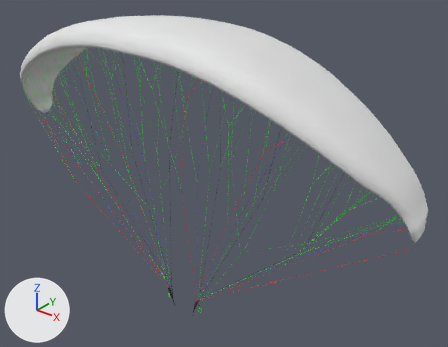
One commit to the FBX model Unity/ParaglideX/Assets/Objects/Glider/gliderLines.fbx: the scene before it, then after it.
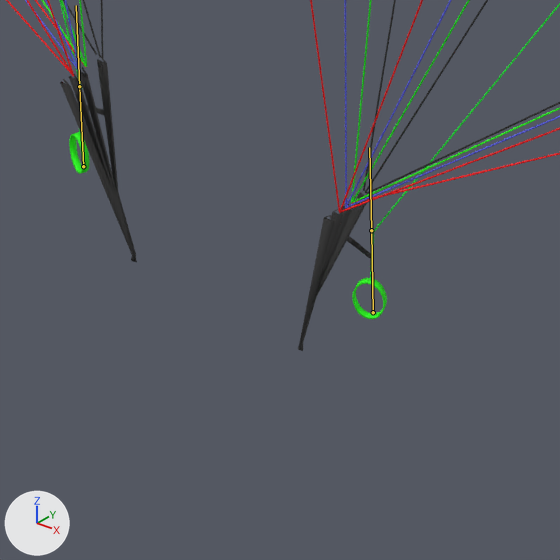
Each version is shown whole from a 50 mm camera at (6.11, -5.73, 3.78) aimed at (0.49, 1.29, -0.58), then close up on the part from 36% to 49% of the width and 80% to 97% of the height. Every picture has the same lights, and +X, +Y and +Z are marked at lower left. The bones that bend it are drawn over the model as lines in the close-ups.

The first close-up shows 'Lines'.
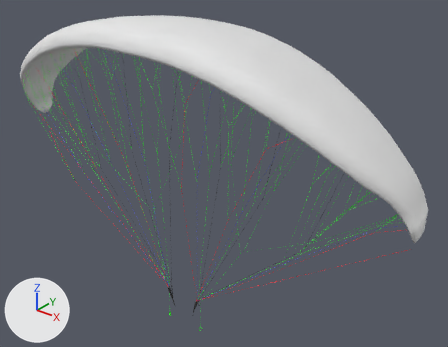
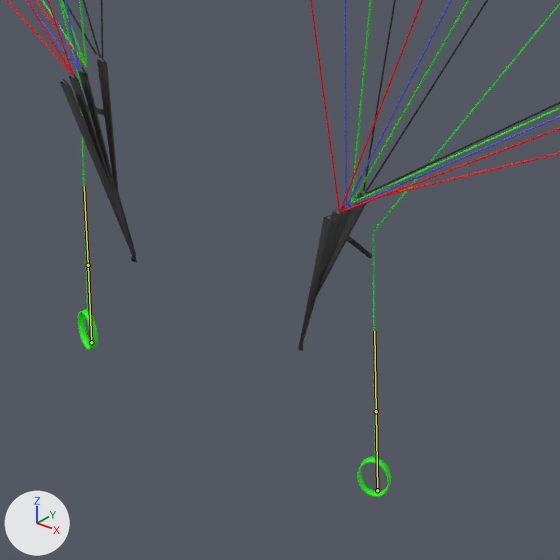
The newer file adds an action. The first version stands in its rest pose; the second is drawn at frame 31 of the action 'GliderArmature|GliderArmatureAction'.

The edits, one by one:
Bone 'LeftBrake' (bone_leftbrake) moves from (0.0, 0.0, 0.0) to (0.01, -2.29, 0.0).
Bone 'RightBrake' (bone_rightbrake) moves from (0.0, 0.0, 0.0) to (0.0, -2.32, 0.0).

What differs and where, as boxes [x1, y1, x2, y2] in the close-ups (560 x 560 px):
'Lines', posed
    before: [6, 0, 560, 351]
    after: [6, 0, 560, 497]
bone 'LeftBrake', root to tip
    before: (373, 312) to (371, 230)
    after: (377, 490) to (376, 411)
bone 'RightBrake', root to tip
    before: (83, 166) to (79, 86)
    after: (91, 342) to (88, 265)
